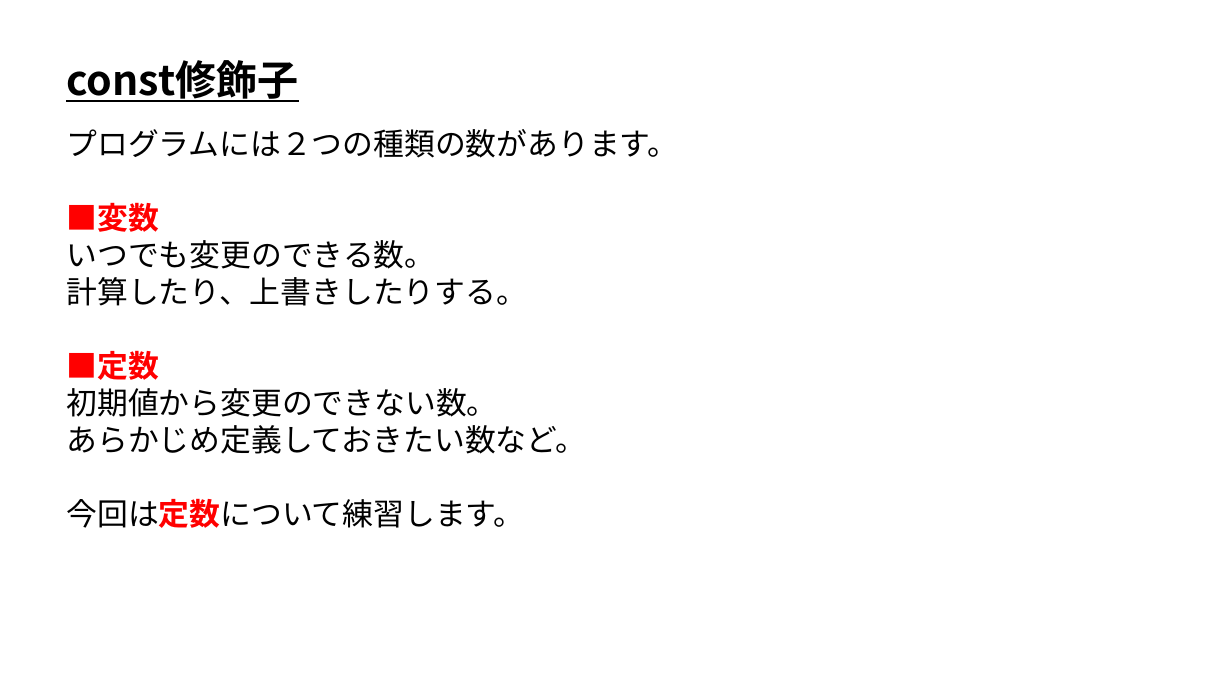
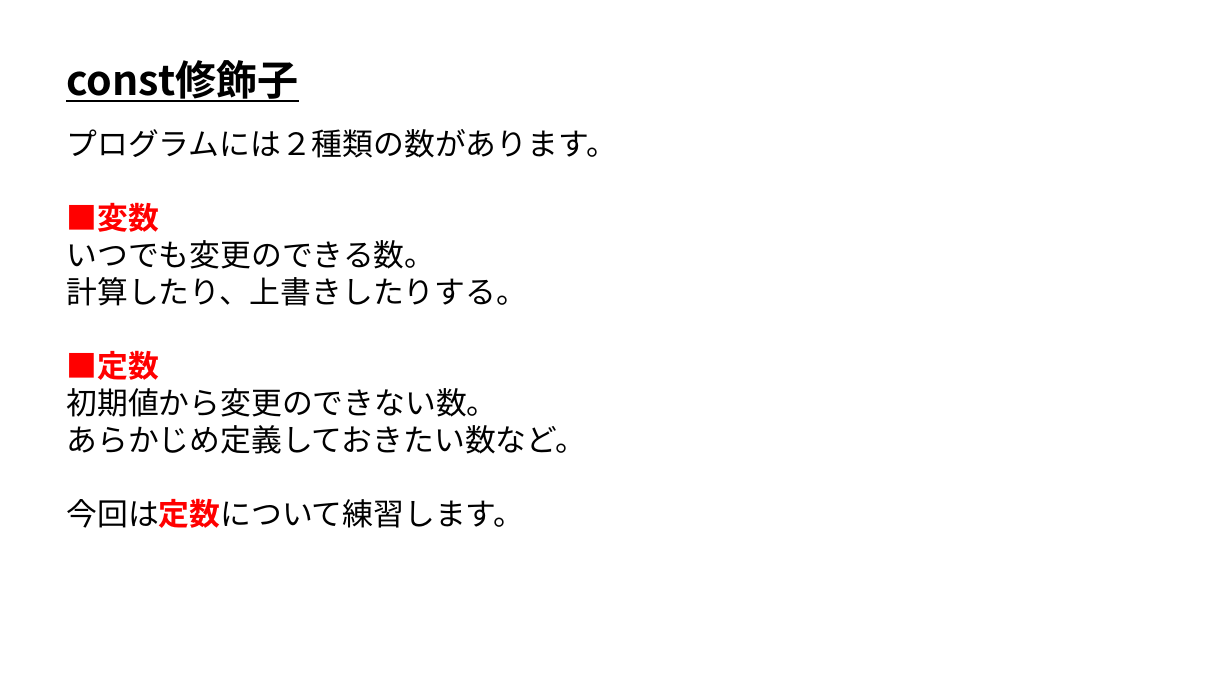
Before and after one commit to ArakiYusuke-Ohara/Textbook, a slide deck: slide 1 of ゲーム科1年/00_前期/プログラミングⅡ/18_const修飾子.pptx. Drawn at 1232x693 pixels with LibreOffice and Linux fonts; fonts in the diff are those of the drawing. Boxes give left, top, right and bottom in pixels: in the first picture for what was removed or moved away, otherwise in the second. Text is boxed around its words. In the diff, an @@ line names an element or a change of style, - is before the commit and + after.

```diff
--- a/ゲーム科1年/00_前期/プログラミングⅡ/18_const修飾子.pptx
+++ b/ゲーム科1年/00_前期/プログラミングⅡ/18_const修飾子.pptx
@@ text at <box>66,129,616,158</box>: text changed @@
-プログラムには２つの種類の数があります。
+プログラムには２種類の数があります。
```
Also in this commit, not shown: 2 other slides changed, 6 slides added, 1 other file.
